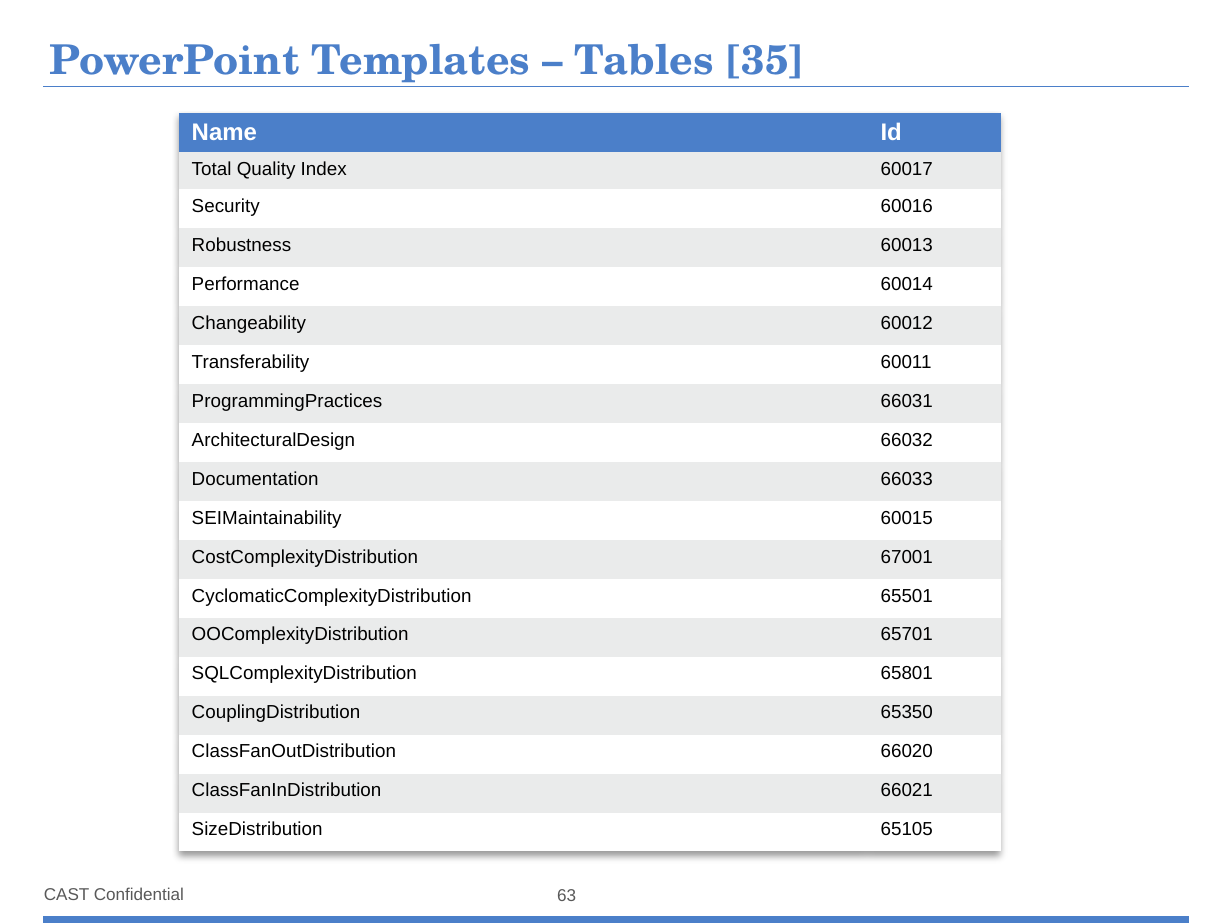
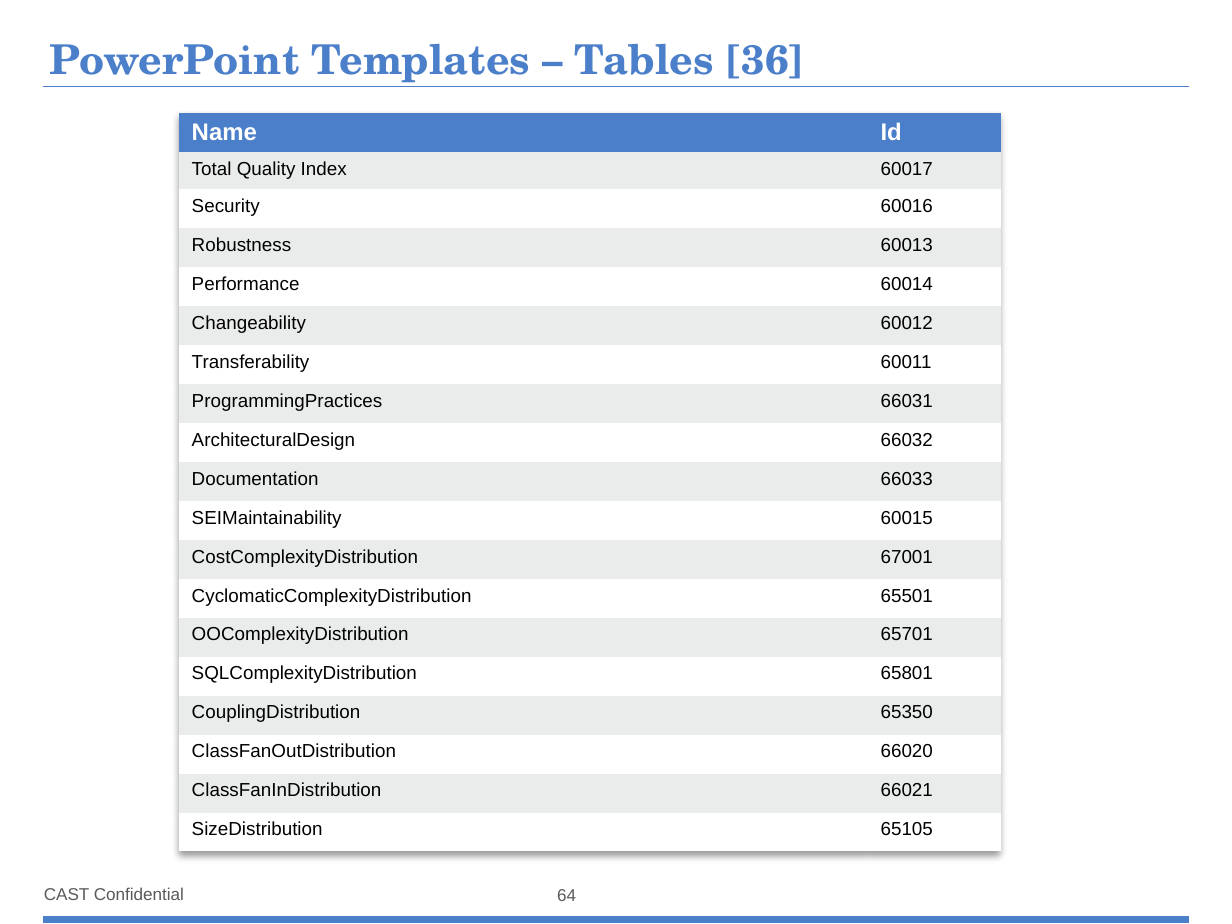
Before and after one commit to CAST-projects/ReportGenerator, a slide deck: slide 64 of CastReporting.Reporting/TemplatesFiles/1- Powerpoint-components-library.pptx (slide 63 before the commit). Drawn at 1232x924 pixels with LibreOffice and Linux fonts; fonts in the diff are those of the drawing; background and template pictures are left out. Boxes give left, top, right and bottom in pixels: in the first picture for what was removed or moved away, otherwise in the second. Text is boxed around its words. In the diff, an @@ line names an element or a change of style, - is before the commit and + after.

Commit message:
Update templates with doc for VIOLATION_SUMMARY block

```diff
--- a/CastReporting.Reporting/TemplatesFiles/1- Powerpoint-components-library.pptx
+++ b/CastReporting.Reporting/TemplatesFiles/1- Powerpoint-components-library.pptx
@@ title at (49,44,804,87): text changed @@
-PowerPoint Templates – Tables [35]
+PowerPoint Templates – Tables [36]
@@ page number at (557,889,576,901): text changed @@
-63
+64
```
Also in this commit, not shown: 1 other slide changed, 1 slide added, 2 other files.
